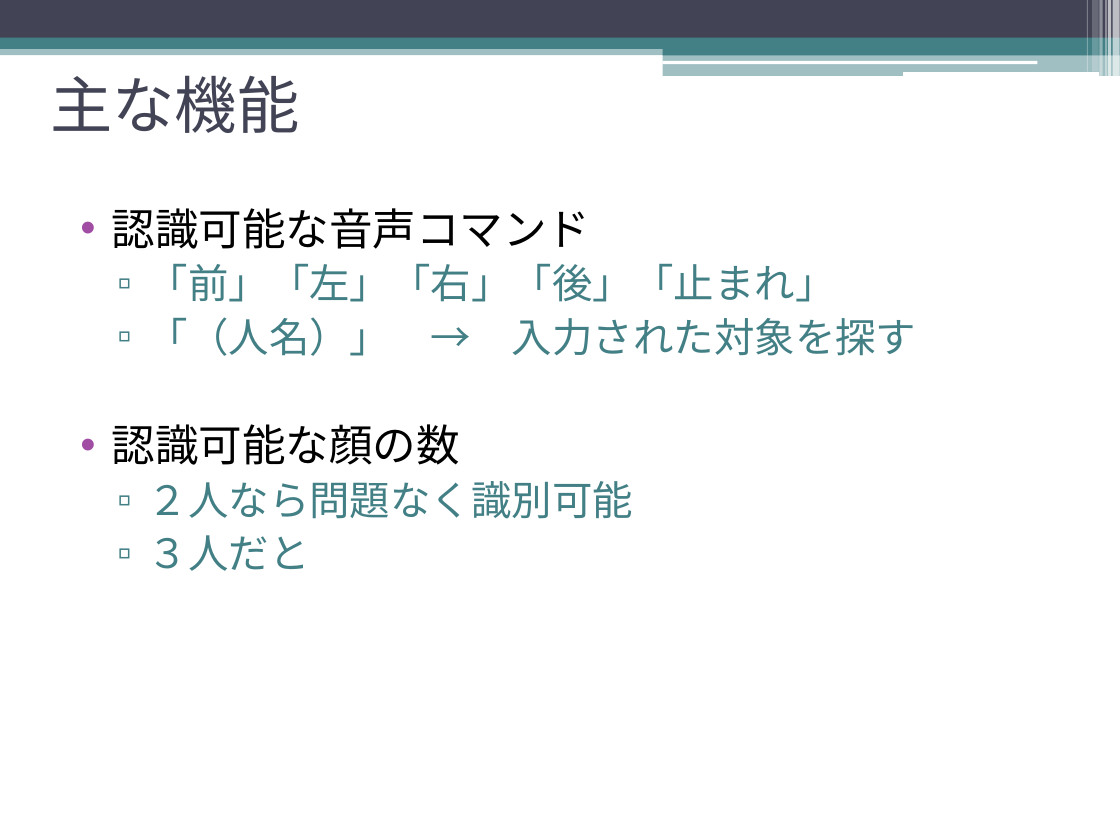
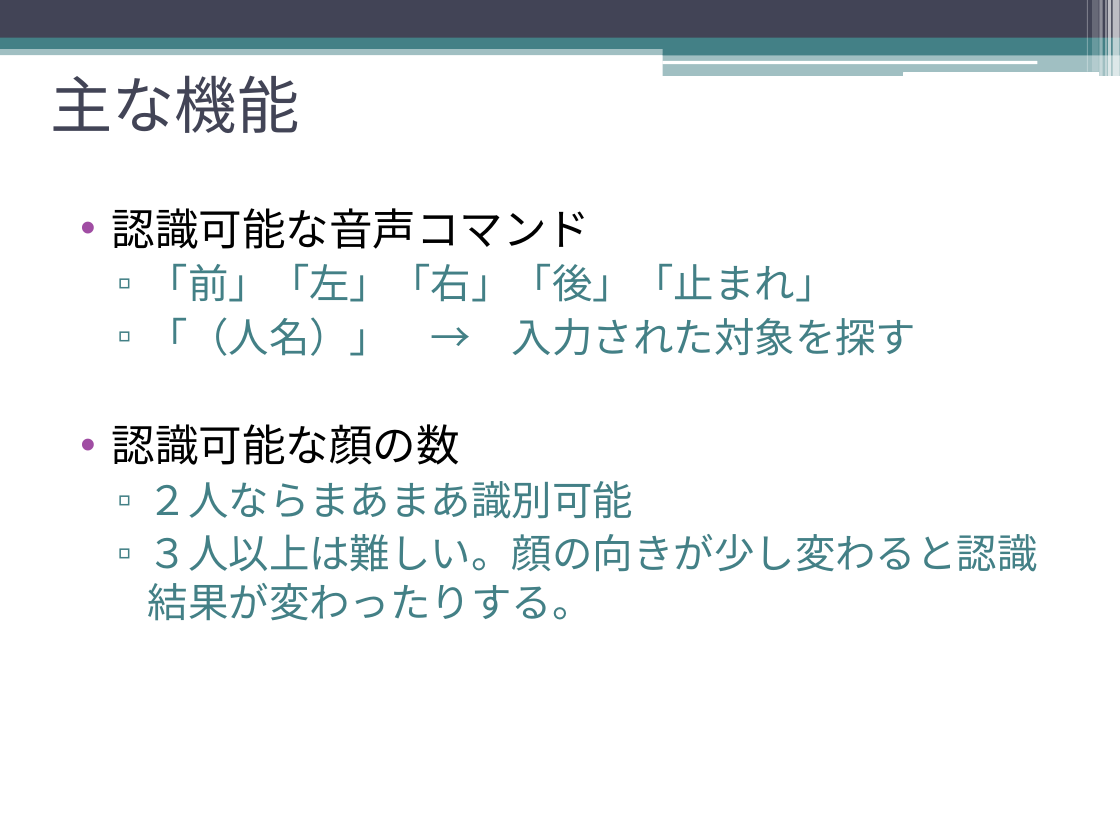
Before and after one commit to Shell-Wataru/AutoRecognition, a slide deck: slide 4 of RecogSlide.pptx. Drawn at 1120x840 pixels with LibreOffice and Linux fonts; fonts in the diff are those of the drawing. Boxes give left, top, right and bottom in pixels: in the first picture for what was removed or moved away, otherwise in the second. Text is boxed around its words. In the diff, an @@ line names an element or a change of style, - is before the commit and + after.

```diff
--- a/RecogSlide.pptx
+++ b/RecogSlide.pptx
@@ text at (x1=148, y1=481, x2=1038, y2=621): text changed @@
-  ▫ ２人なら問題なく識別可能
-  ▫ ３人だと
+  ▫ ２人ならまあまあ識別可能
+  ▫ ３人以上は難しい。顔の向きが少し変わると認識結果が変わったりする。
```
Also in this commit, not shown: 5 other slides changed, 4 slides added, 1 slide removed.
